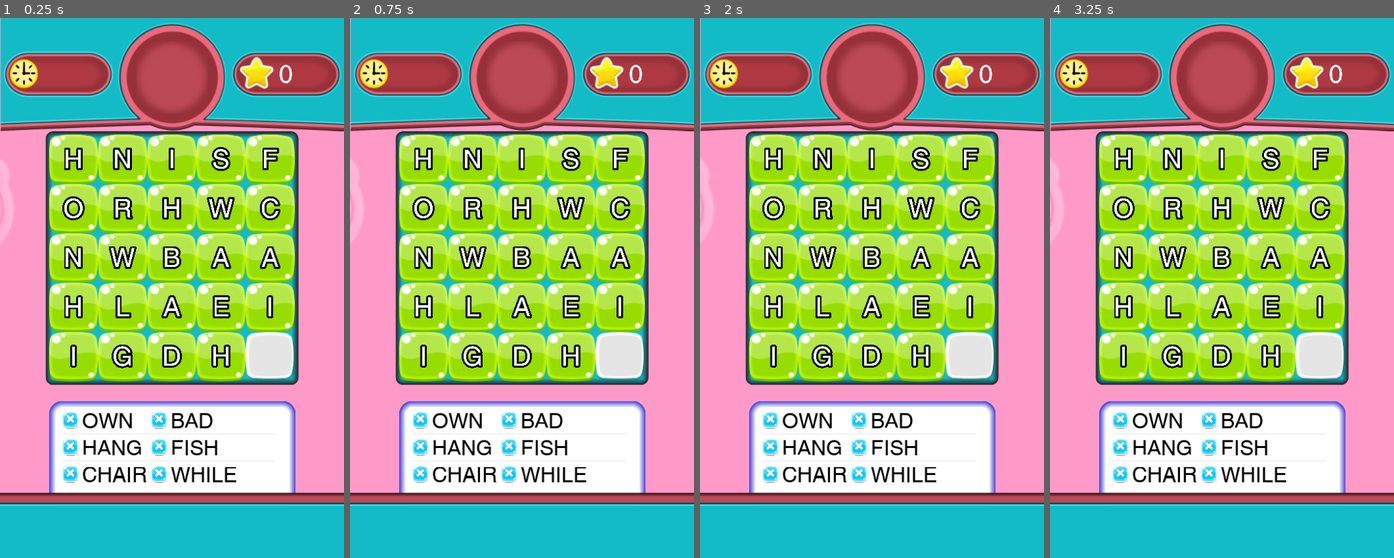
Above: before the commit, frames 1-4 (left to right).
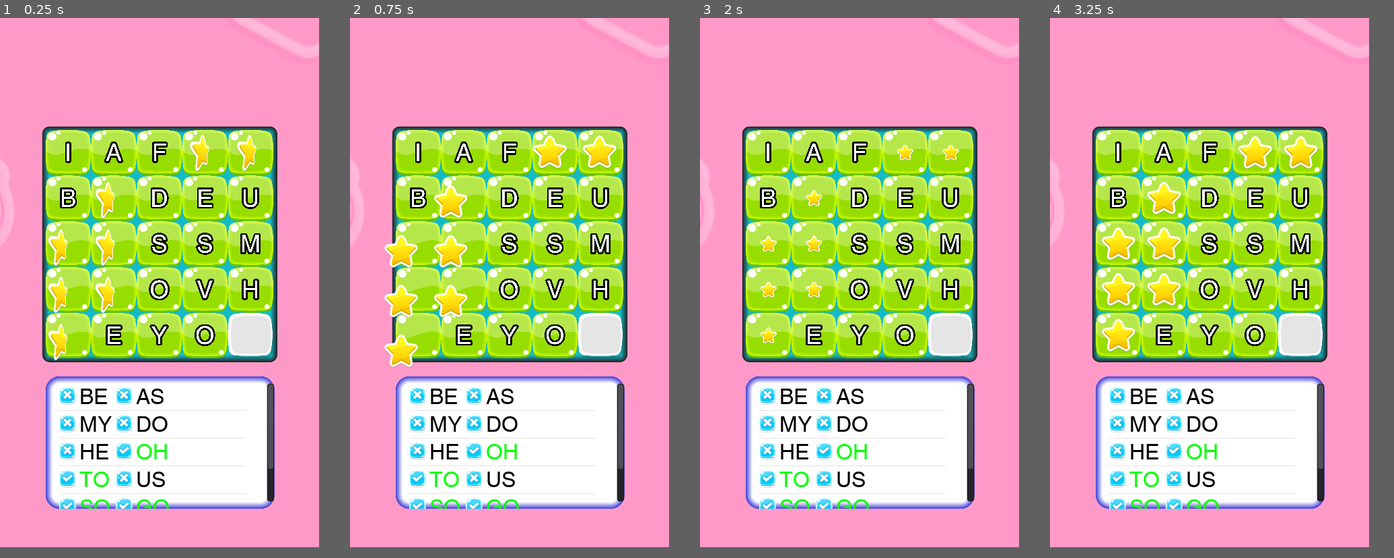
Above: after the commit, the same moments.

Repository: ahmetilgin/WordFinding
Game: Godot game, scene res://game.tscn
Same seed, same stepped clock (60 frames per second), same inputs: the game is played once before the commit and once after it.
Inputs:
- Up to frame 1 (0.25 s): no input
- Up to frame 2 (0.75 s): no input
- Up to frame 3 (2 s): no input
- Up to frame 4 (3.25 s): no input
In our replay, the window is 511x800 before the commit and 474x784 after it. These sizes can differ from the game's own. Grey fills any space a smaller window leaves; there, only what the larger window draws over its background counts as a difference.

The runs differ from the first frame. In frame 1, 71% of the frame differs, in the area x 0-100%, y 0-100%; in frame 2, 71%; in frame 3, 71%; in frame 4, 71%.

Commit message:
bir takım düzenlemeler.

Diff:
--- a/Block.gd
+++ b/Block.gd
@@ -1,6 +1,6 @@
 extends TouchScreenButton
 
-signal block_move(rot)
+signal block_move()
 signal all_block_move(pos)
 # Called when the node enters the scene tree for the first time.
 func _ready():
@@ -27,25 +27,19 @@
 	var look_around_result = look_around()
 	var global_position = get_parent().get_global_position()
 	if look_around_result != Globals.rotations.none:
+		get_tree().get_root().set_disable_input(true)
+
 		if look_around_result == Globals.rotations.up:
 			get_parent().set_global_position(global_position + Vector2(0, - Globals.cell_size * Globals.divition_ratio))
-			pass
 		elif look_around_result == Globals.rotations.down:
 			get_parent().set_global_position(global_position + Vector2(0, Globals.cell_size * Globals.divition_ratio))
-			pass
 		elif look_around_result == Globals.rotations.right:
 			get_parent().set_global_position(global_position + Vector2(Globals.cell_size * Globals.divition_ratio,0))
-			pass
 		elif look_around_result == Globals.rotations.left:
 			get_parent().set_global_position(global_position + Vector2(-Globals.cell_size * Globals.divition_ratio,0))
-			pass
 		get_parent().get_node("MoveSound").play()
-		emit_signal("block_move",look_around_result)
+		emit_signal("block_move")
+		get_tree().get_root().set_disable_input(false)
 	else:
-		emit_signal("all_block_move",global_position)
-		pass
-	pass # Replace with function body.
-
-
-func _on_block_button_released():
-	pass # Replace with function body.
+		if !get_tree().get_root().is_input_disabled():
+			emit_signal("all_block_move",global_position)
--- a/Block.tscn
+++ b/Block.tscn
@@ -138,5 +138,5 @@
 [node name="MoveSound" type="AudioStreamPlayer2D" parent="."]
 stream = ExtResource( 5 )
 attenuation = 0.120742
-[connection signal="released" from="block_button" to="block_button" method="_on_block_button_pressed"]
+[connection signal="pressed" from="block_button" to="block_button" method="_on_block_button_pressed"]
 [connection signal="animation_finished" from="block_button/CorrectSprite" to="." method="_on_CorrectSprite_animation_finished"]
--- a/block_kinematic.gd
+++ b/block_kinematic.gd
@@ -21,6 +21,7 @@
 
 func on_tween_started(key, pos):
 	$block_button/CorrectSprite.set_visible(true)
+
 func star_pos_edit(key, pos):
 	emit_signal("increase_score")
 	$block_button/CorrectSprite.set_visible(false)
@@ -32,6 +33,8 @@
 func set_label(text):
 	$block_button/Label.set_text(text)
 
+func set_button_text_visible(is_visible):
+	$block_button/Label.set_visible(is_visible)
 func get_label():
 	return $block_button/Label.get_text()
 # Called every frame. 'delta' is the elapsed time since the previous frame.
@@ -43,3 +46,7 @@
 	if $block_button/CorrectSprite.get_animation() == "correct":
 		$block_button/CorrectSprite.play("default")
 	pass # Replace with function body.
+
+
+func _on_block_button_pressed():
+	pass # Replace with function body.
--- a/game.gd
+++ b/game.gd
@@ -20,7 +20,6 @@
 func get_window_size():
 	var oran = (OS.window_size / (Globals.map_size + 2))
 	Globals.divition_ratio = oran.x / Globals.cell_size
-	print(OS.window_size)
 	$Camera2D.set_position($Camera2D.position - Vector2(0,OS.window_size.y / 8))
 
 func reset_words():
@@ -67,12 +66,13 @@
 			block.connect("increase_score",self,"on_increase_score")
 			block.set_global_position(Vector2(x *current_cell_size + current_cell_size, y* current_cell_size + current_cell_size ))
 			block_list.append(block)
-			block.get_node("block_button").connect("block_move",self,"block_moved")
+			block.get_node("block_button").connect("block_move",self,"check_available_found_word")
 			block.get_node("block_button").connect("all_block_move",self,"all_block_move_request")
 			var curr_pos = block.get_global_position() / current_cell_size
 			curr_pos = Vector2(round(curr_pos.x),round(curr_pos.y))
 			pos_with_block[curr_pos] = block
 	fill_words_to_blocks(current_cell_size)
+	check_available_found_word()
 	pass
 
 var border_width = Vector2(5, 5)
@@ -82,14 +82,14 @@
 	var screen_size = get_node(".").get_viewport_rect().size
 	var screen_size_calibration = (screen_size )/ normal_window_size
 	reset_words()
-	$Panel.set_global_position(Vector2(current_cell_size     ,current_cell_size   ) - border_width)
+	$Panel.set_global_position(Vector2(current_cell_size, current_cell_size) - border_width)
 	$Panel.set_size(border_width * 2 + Vector2(current_cell_size,current_cell_size) * Globals.map_size)
 	$ScoreTexture.set_global_position($Camera2D.position )
 	$ScoreTexture.scale *= screen_size_calibration.x
 	$ScoreTexture.scale *= Globals.map_size / 5
 	$ButtonTexture.global_position.y *= screen_size_calibration.y
 	$ButtonTexture.global_position.y += $Camera2D.position.y
-	print($Camera2D.position.y  )
+
 	$ButtonTexture.scale *= screen_size_calibration.x
 	$ButtonTexture.scale *= Globals.map_size / 5
 	#$ScoreTexture.set_scale($ScoreTexture.get_scale() * (normal_window_size.x / normal_window_size.y) * (Globals.divition_ratio))
@@ -134,7 +134,7 @@
 	var word_list_count_list = []
 
 	for	i in range(0,len(Globals.words)):
-		if(len(Globals.words[i]) <=  Globals.map_size):
+		if(len(Globals.words[i]) <=  Globals.map_size and len(Globals.words[i]) == 2):
 			var letter_count = len(Globals.words[i])
 			if !word_list_with_count.has(letter_count):
 				word_list_with_count[letter_count] = []
@@ -168,7 +168,7 @@
 		rev +=string[i]
 	return rev
 
-func block_moved(pos):
+func check_available_found_word():
 	var i = 0
 	var block_with_pos = {}
 	pos_with_block = {}
@@ -197,25 +197,27 @@
 	var rev_sum_word_list = [] #büyükten küçüğe sıralanan sum_word_list
 	for rev_word in sum_word_list:
 		rev_sum_word_list.push_front(rev_word)
+	print(rev_sum_word_list)
 	for word in rev_sum_word_list:
 		var reverse_word = reverse(word)
 		var col_count = 1
 		var row_count = 1
+		var is_word_found = false
 		for col_word in col_list:
 			var result = col_word.find(word)
 			if (result < 0):
 				result = col_word.find(reverse_word)
+			print(str(result) + "-"+ col_word + "-" + word +"-"+ reverse_word)
 			if (result > -1):
 				for complete_word in range(1, len(word) + 1):
 					correcting_word(col_count,result + complete_word)
-#					pos_with_block[Vector2(col_count, result + complete_word)].set_label(" ")
-#					pos_with_block[Vector2(col_count, result + complete_word)].get_node("block_button").get_node("CorrectSprite").set_visible(true)
-#					pos_with_block[Vector2(col_count, result + complete_word)].emit_signal("correct_word")
 					set_checked_word(word)
-				rev_sum_word_list.erase(word)
-				sum_word_list.erase(word)
-				word = "  "
-				reverse_word = "  "
+					sum_word_list.erase(word)
+					is_word_found = true
+
+			if is_word_found:
+				break
+
 			col_count += 1
 		for row_word in row_list:
 			var result = row_word.find(word)
@@ -224,18 +226,17 @@
 			if (result > -1):
 				for complete_word in range(1, len(word) + 1):
 					correcting_word(result + complete_word,row_count)
-#					pos_with_block[Vector2(result + complete_word, row_count)].set_label(" ")
-#					pos_with_block[Vector2(result + complete_word, row_count)].get_node("block_button").get_node("CorrectSprite").set_visible(true)
-#					pos_with_block[Vector2(result + complete_word, row_count)].emit_signal("correct_word")
 					set_checked_word(word)
-				rev_sum_word_list.erase(word)
-				sum_word_list.erase(word)
-				word = "  "
-				reverse_word = "  "
+					sum_word_list.erase(word)
+					is_word_found = true
+			if is_word_found:
+				break
+
 			row_count += 1
 
 func correcting_word(start_point,count):
-	pos_with_block[Vector2(start_point, count)].set_label(" ")
+	pos_with_block[Vector2(start_point, count)].set_label("*")
+	pos_with_block[Vector2(start_point, count)].set_button_text_visible(false)
 	pos_with_block[Vector2(start_point, count)].get_node("block_button").get_node("CorrectSprite").set_visible(true)
 	pos_with_block[Vector2(start_point, count)].on_correct_word()
 	pass
@@ -254,7 +255,6 @@
 	pass
 func set_checked_word(word):
 	for index in range(0,$ItemList.get_item_count()):
-		print($ItemList.get_item_text(index))
 		if($ItemList.get_item_text(index)  == word):
 			var item_list_icon = ImageTexture.new()
 			var img = load("res://assets/checkbox_checked.png")
@@ -284,8 +284,6 @@
 	var current_clicked_block = pos / current_cell_size
 	current_clicked_block = Vector2(round(current_clicked_block.x),round (current_clicked_block.y))
 	var same_line_list = []
-	print(current_empty_position)
-	print(current_clicked_block)
 	if current_empty_position.x == current_clicked_block.x:
 		# aşağı kaydırma komple
 		if current_clicked_block.y < current_empty_position.y:
@@ -308,7 +306,7 @@
 			for shift in range(current_empty_position.x + 1,current_clicked_block.x + 1):
 				pos_with_block[Vector2(shift,current_clicked_block.y)].get_node("block_button")._on_block_button_pressed()
 				yield(get_tree().create_timer(0.05), "timeout")
-
+	yield(get_tree().create_timer(0.05), "timeout")
 	get_tree().get_root().set_disable_input(false)
 	pass
 func on_increase_score():
--- a/game.tscn
+++ b/game.tscn
@@ -73,6 +73,7 @@
 }
 
 [node name="ScoreTexture" type="Sprite" parent="."]
+visible = false
 scale = Vector2( 0.382, 0.382 )
 texture = ExtResource( 5 )
 centered = false
@@ -96,6 +97,7 @@
 current = true
 
 [node name="ButtonTexture" type="Sprite" parent="."]
+visible = false
 position = Vector2( -90, 721 )
 scale = Vector2( 0.5, 0.5 )
 texture = ExtResource( 4 )
--- a/project.godot
+++ b/project.godot
@@ -25,32 +25,9 @@
 
 [display]
 
-window/size/width=524
-window/size/height=820
+window/size/width=474
+window/size/height=784
 window/handheld/orientation="portrait"
-
-[importer_defaults]
-
-texture={
-"compress/bptc_ldr": 0,
-"compress/hdr_mode": 0,
-"compress/lossy_quality": 0.7,
-"compress/mode": 3,
-"compress/normal_map": 1,
-"detect_3d": false,
-"flags/anisotropic": false,
-"flags/filter": true,
-"flags/mipmaps": true,
-"flags/repeat": 0,
-"flags/srgb": 2,
-"process/HDR_as_SRGB": false,
-"process/fix_alpha_border": true,
-"process/invert_color": false,
-"process/premult_alpha": false,
-"size_limit": 0,
-"stream": 0,
-"svg/scale": 1.0
-}
 
 [input_devices]
 
